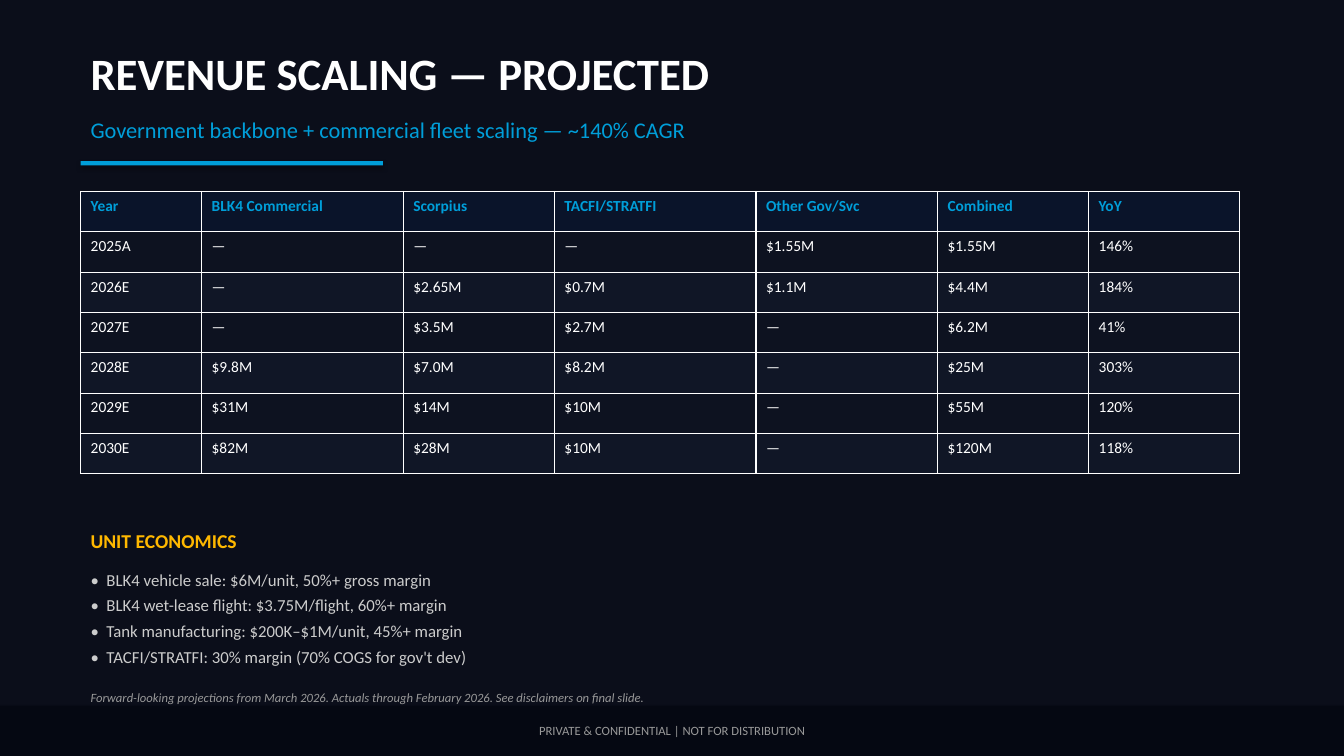
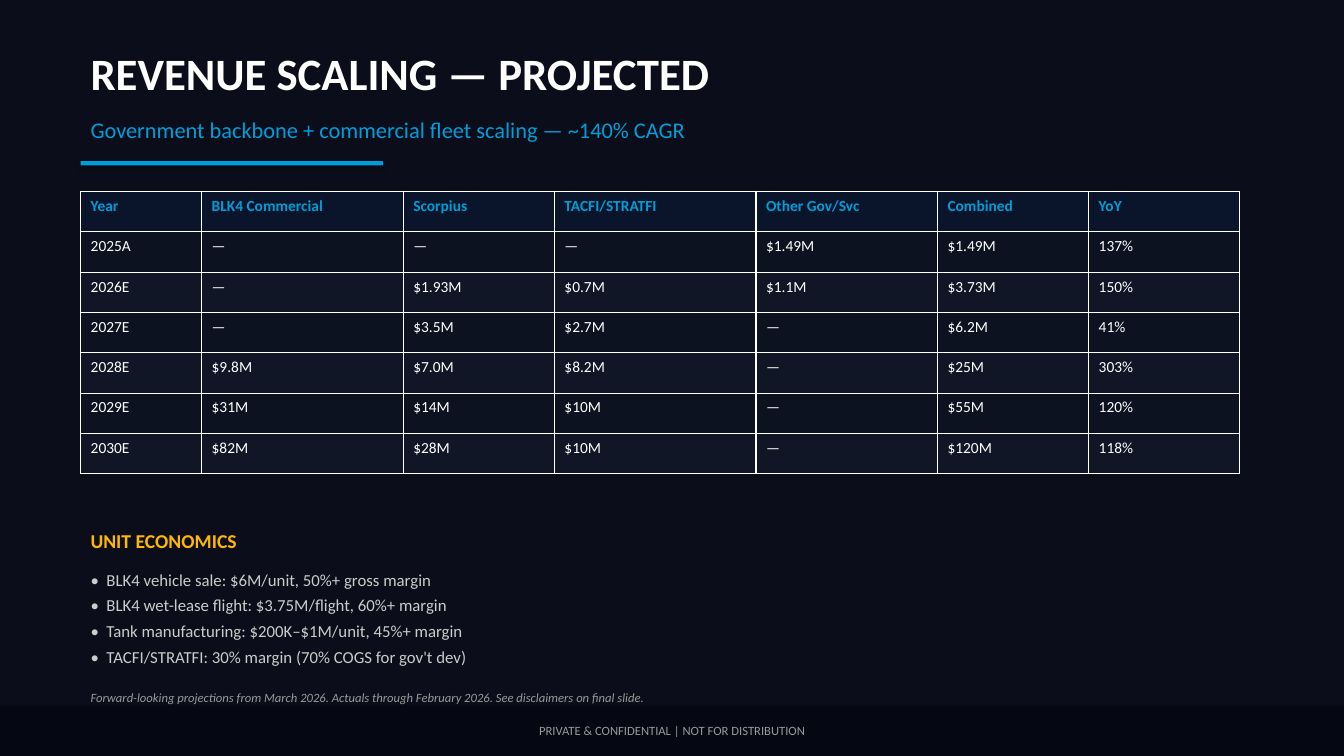
Before and after one commit to ExosAerospace/workspace, a slide deck: slide 12 of data-room/Exos_SeriesA/_CANONICAL/Exos_SeriesA_PitchDeck_FULL_2026-08-16_CORRECTED.pptx (slide 11 before the commit). Drawn at 1344x756 pixels with LibreOffice and Linux fonts; fonts in the diff are those of the drawing; background and template pictures are left out; a plain dark background stands for a picture behind light text. Boxes give left, top, right and bottom in pixels: in the first picture for what was removed or moved away, otherwise in the second. Text is boxed around its words. In the diff, an @@ line names an element or a change of style, - is before the commit and + after.

```diff
--- a/data-room/Exos_SeriesA/_CANONICAL/Exos_SeriesA_PitchDeck_FULL_2026-08-16_CORRECTED.pptx
+++ b/data-room/Exos_SeriesA/_CANONICAL/Exos_SeriesA_PitchDeck_FULL_2026-08-16_CORRECTED.pptx
@@ table at (81,192,1240,474) @@
-row 2: 2025A | — | — | — | $1.55M | $1.55M | 146%
+row 2: 2025A | — | — | — | $1.49M | $1.49M | 137%
-row 3: 2026E | — | $2.65M | $0.7M | $1.1M | $4.4M | 184%
+row 3: 2026E | — | $1.93M | $0.7M | $1.1M | $3.73M | 150%
```
Also in this commit, not shown: 4 other slides changed, 1 slide added, 9 other files.
